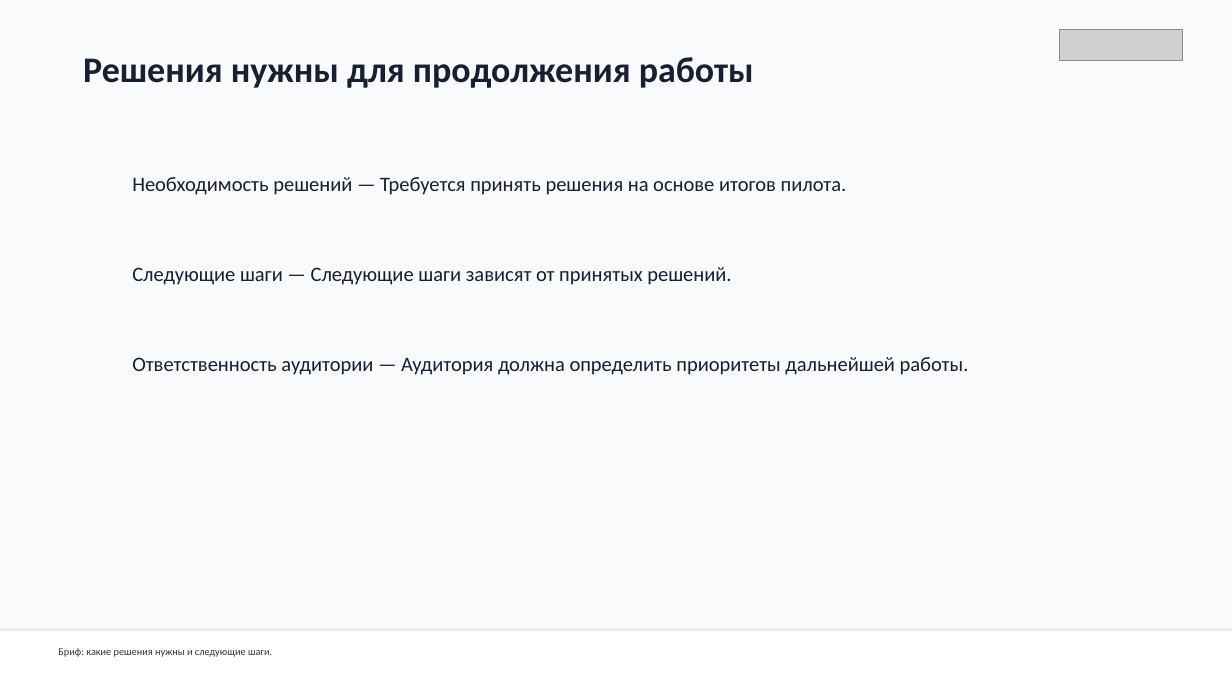
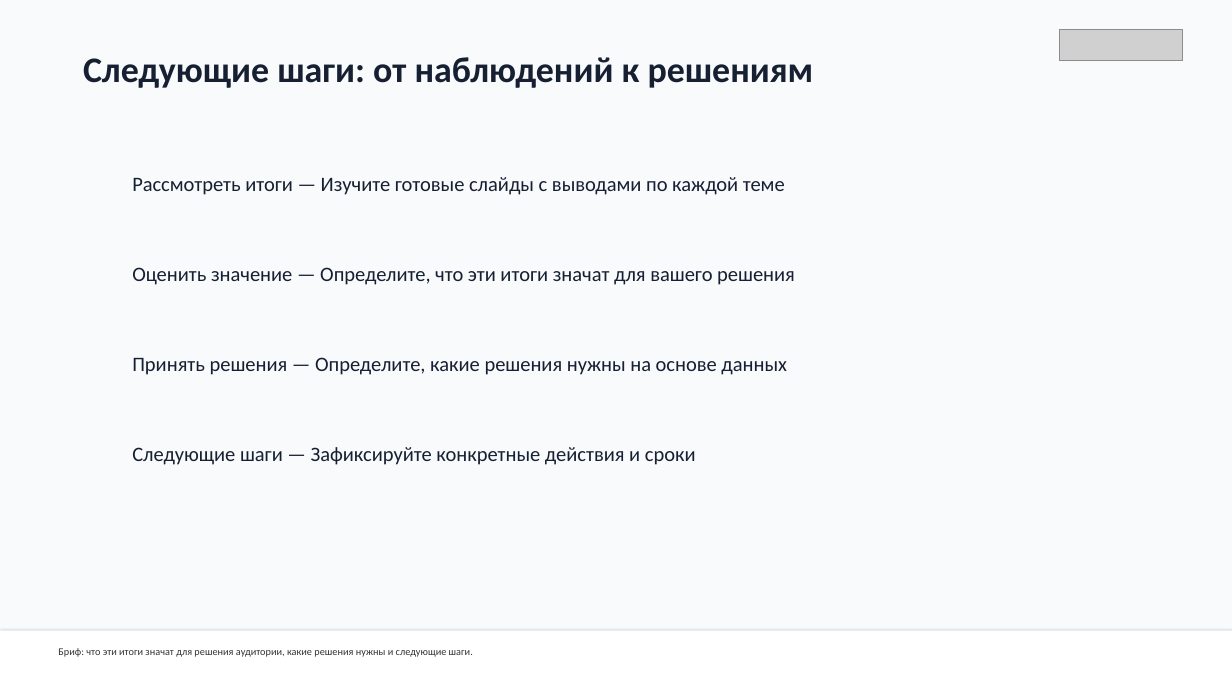
Before and after one commit to stashash/voiceDeck, a slide deck: slide 10 of artifacts/stage2-demo/Все презентации/Сторонний шаблон — демо.pptx. Drawn at 1232x693 pixels with LibreOffice and Linux fonts; fonts in the diff are those of the drawing; grey boxes stand for pictures. Boxes give left, top, right and bottom in pixels: in the first picture for what was removed or moved away, otherwise in the second. Text is boxed around its words. In the diff, an @@ line names an element or a change of style, - is before the commit and + after.

```diff
--- a/artifacts/stage2-demo/Все презентации/Сторонний шаблон — демо.pptx
+++ b/artifacts/stage2-demo/Все презентации/Сторонний шаблон — демо.pptx
@@ text at bbox=[83, 57, 814, 88]: text changed @@
-Решения нужны для продолжения работы
+Следующие шаги: от наблюдений к решениям
@@ text at bbox=[132, 177, 785, 195]: text changed @@
-Необходимость решений — Требуется принять решения на основе итогов пилота.
+Рассмотреть итоги — Изучите готовые слайды с выводами по каждой теме
@@ text at bbox=[132, 267, 795, 285]: text changed @@
-Следующие шаги — Следующие шаги зависят от принятых решений.
+Оценить значение — Определите, что эти итоги значат для вашего решения
@@ text at bbox=[132, 357, 787, 375]: text changed @@
-Ответственность аудитории — Аудитория должна определить приоритеты дальнейшей работы.
+Принять решения — Определите, какие решения нужны на основе данных
@@ text added at bbox=[132, 447, 696, 465], 16 pt, text #162032 @@
+Следующие шаги — Зафиксируйте конкретные действия и сроки
@@ text at bbox=[58, 648, 473, 657]: text changed @@
-Бриф: какие решения нужны и следующие шаги.
+Бриф: что эти итоги значат для решения аудитории, какие решения нужны и следующие шаги.
```
Also in this commit, not shown: 39 other slides changed, 59 other files.
